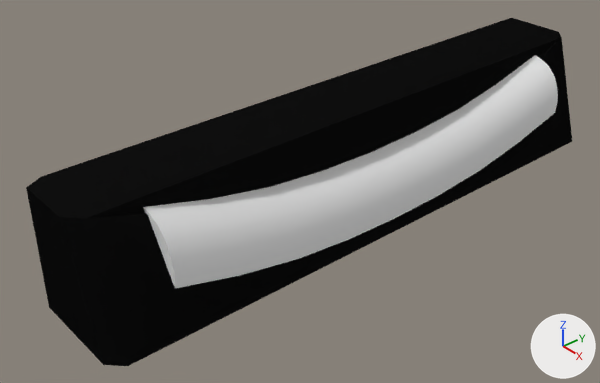
What one commit did to the Blender file dev/slip.blend.
Rendered twice from a camera (50 mm lens) standing at (-0.0868, -0.0841, -0.4474) and looking at (-0.175, -0.0091, -0.5149). The axes (+X, +Y, +Z) are drawn at lower right. The lights are the same throughout.

Names of what the first picture shows: 'background', 'glass'.
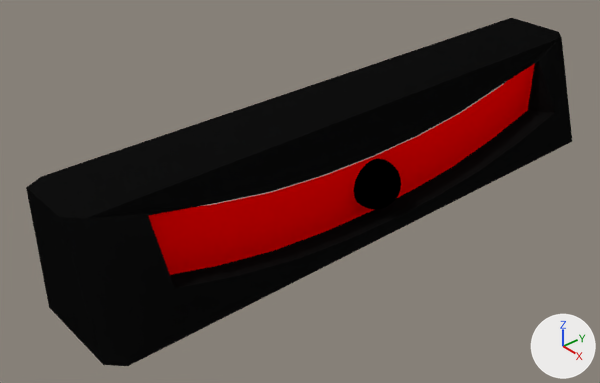
Pixel boxes (x1, y1, x2, y2) of what changed, in the pictures (600 x 383 px):
'glass', hidden: before (143, 55, 558, 288)
'face', unchanged, uncovered by the edit: after (148, 63, 535, 275)
'ball', unchanged, uncovered by the edit: after (354, 159, 401, 209)

The change, as a diff of the scene's bpy script:
```diff
--- a/dev/slip.blend.py
+++ b/dev/slip.blend.py
@@ ob_glass @@
 ob_glass.show_transparent = True
+ob_glass.hide_viewport = True
```
